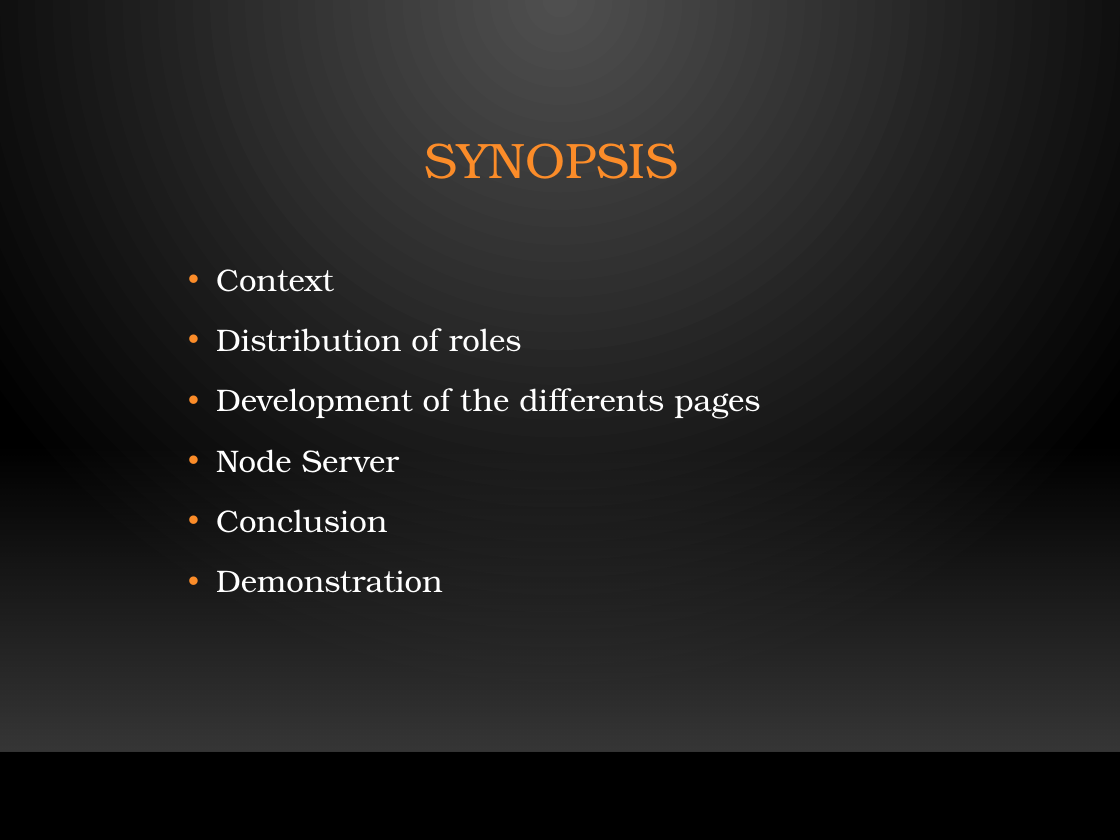
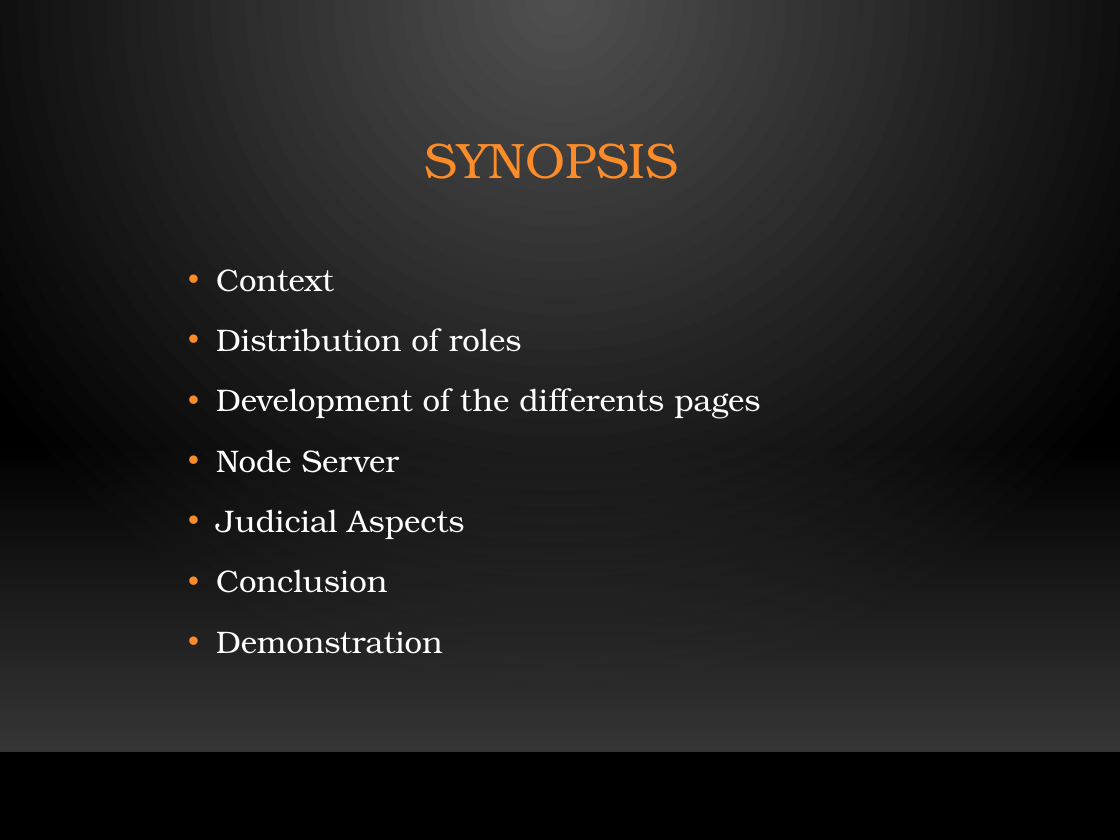
Before and after one commit to HugoChambefort/Projet-Web, a slide deck: slide 2 of Doc/Website-BDE-Toulouse-Presentation.pptx. Drawn at 1120x840 pixels with LibreOffice and Linux fonts; fonts in the diff are those of the drawing; background and template pictures are left out. Boxes give left, top, right and bottom in pixels: in the first picture for what was removed or moved away, otherwise in the second. Text is boxed around its words. In the diff, an @@ line names an element or a change of style, - is before the commit and + after.

```diff
--- a/Doc/Website-BDE-Toulouse-Presentation.pptx
+++ b/Doc/Website-BDE-Toulouse-Presentation.pptx
@@ text at bbox=[216, 509, 464, 539]: paragraph added @@
+• Judicial Aspects
```
Also in this commit, not shown: 3 other slides changed, 5 slides added.
